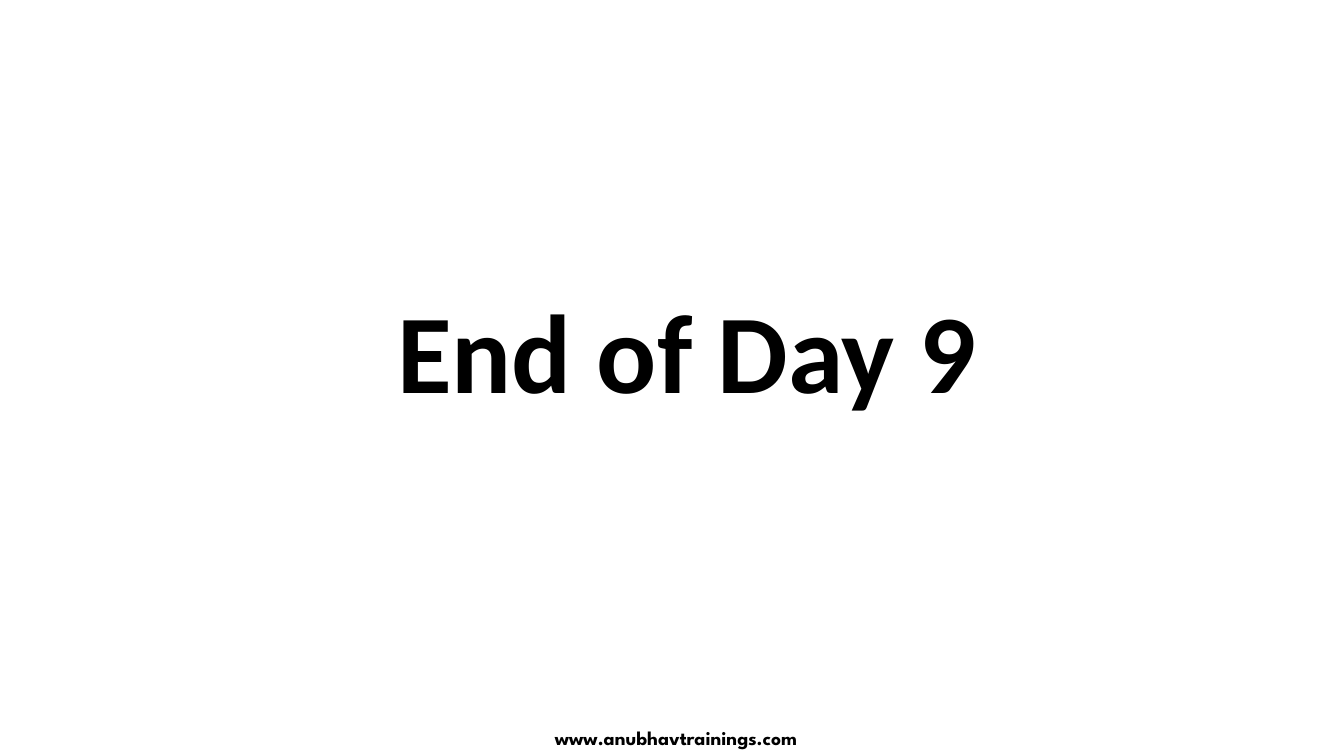
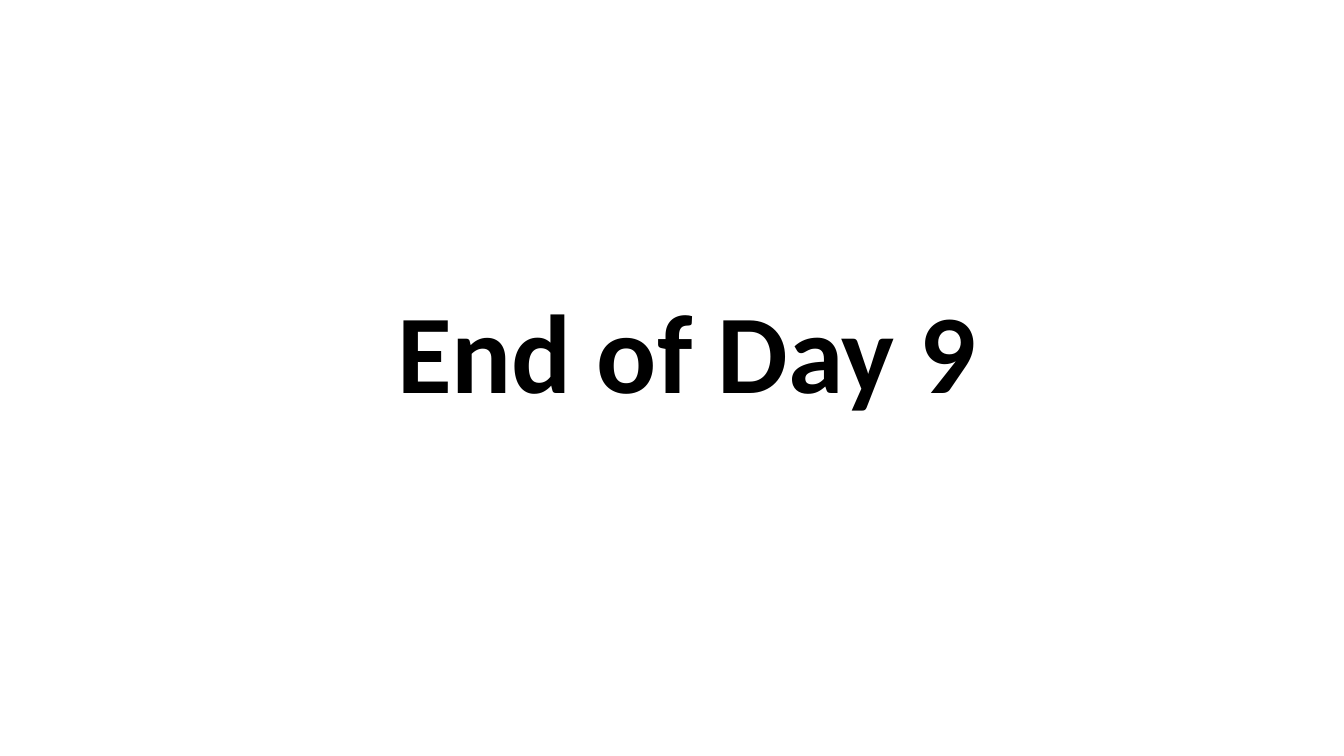
Before and after one commit to soyuztechnologies/EY_SAC_Feb2022, a slide deck: slide 4 of day 9/SAC_Training Day 9.pptx (slide 7 before the commit). Drawn at 1344x756 pixels with LibreOffice and Linux fonts; fonts in the diff are those of the drawing. Boxes give left, top, right and bottom in pixels: in the first picture for what was removed or moved away, otherwise in the second. Text is boxed around its words. In the diff, an @@ line names an element or a change of style, - is before the commit and + after.

```diff
--- a/day 9/SAC_Training Day 9.pptx
+++ b/day 9/SAC_Training Day 9.pptx
@@ text removed at <box>555,731,797,750</box> @@
-www.anubhavtrainings.com
```
Also in this commit, not shown: 4 other slides changed, 1 slide added, 4 slides removed, 50 other files.
